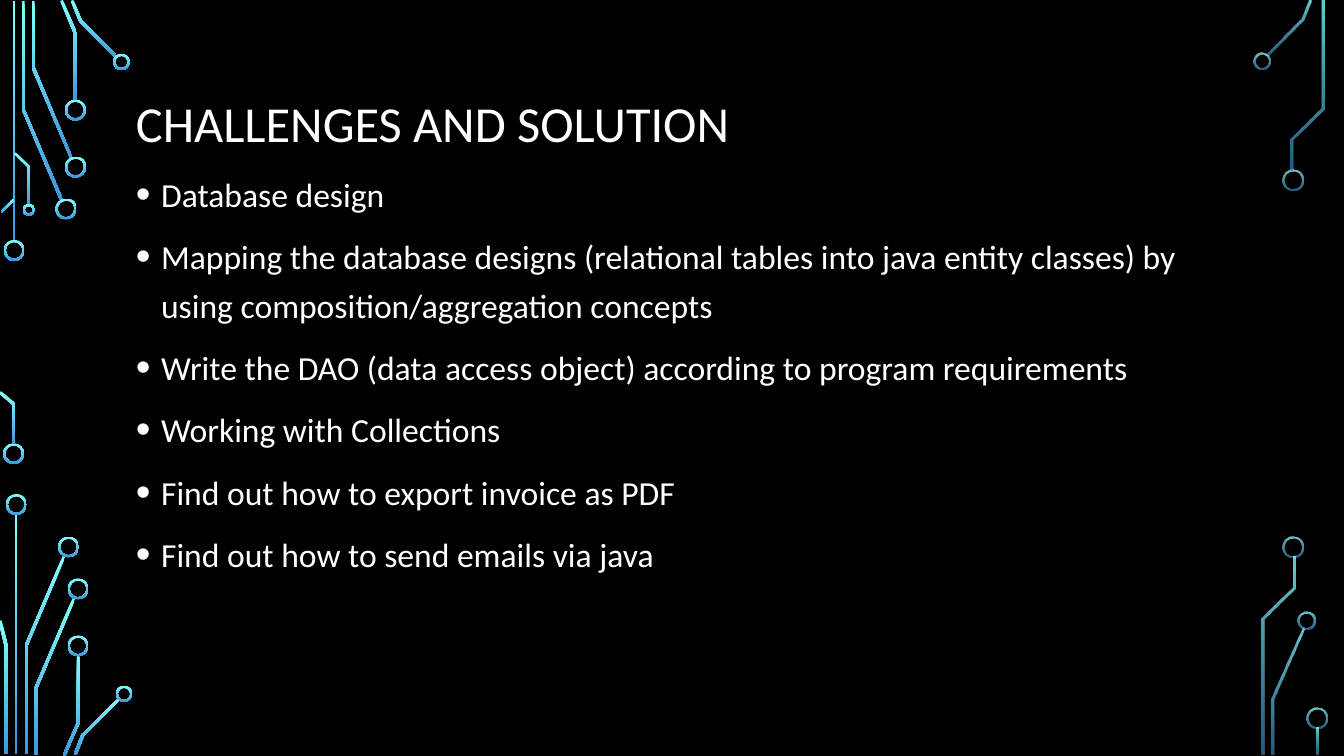
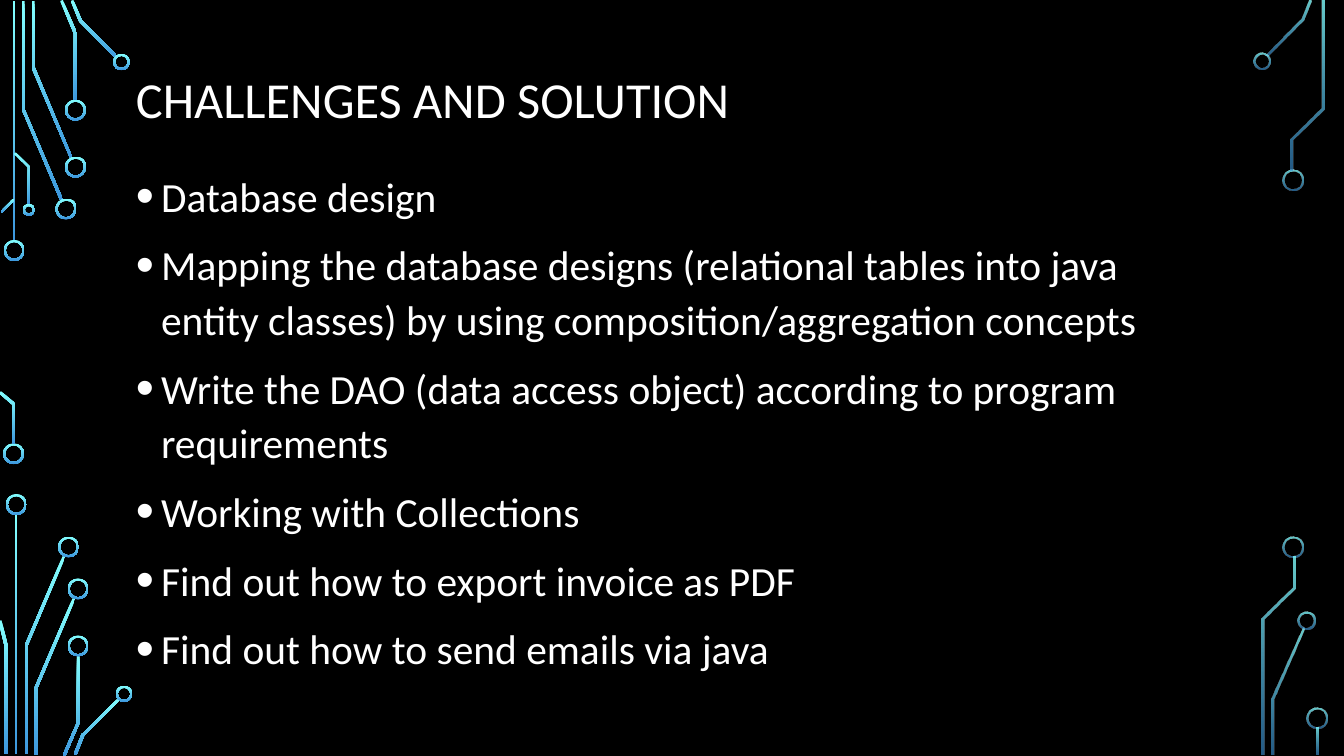
Before and after one commit to zdf22018/project_sales_order_invoicing, a slide deck: slide 7 of Sales Order and invoicing – desktop program.pptx (slide 5 before the commit). Drawn at 1344x756 pixels with LibreOffice and Linux fonts; fonts in the diff are those of the drawing; background and template pictures are left out. Boxes give left, top, right and bottom in pixels: in the first picture for what was removed or moved away, otherwise in the second. Text is boxed around its words. In the diff, an @@ line names an element or a change of style, - is before the commit and + after.

```diff
--- a/Sales Order and invoicing – desktop program.pptx
+++ b/Sales Order and invoicing – desktop program.pptx
@@ title "CHALLENGES AND SOLUTION": place and size @@
-title "CHALLENGES AND SOLUTION" at box(136, 109, 729, 143)
+title "CHALLENGES AND SOLUTION" at box(136, 85, 729, 119)
@@ text "Database design" at box(161, 183, 1136, 671): size 24 to 29.6 pt; line spacing 1.2 to 1.1 @@
```
Also in this commit, not shown: 7 other slides changed, 7 slides added, 2 slides removed, 20 other files.
